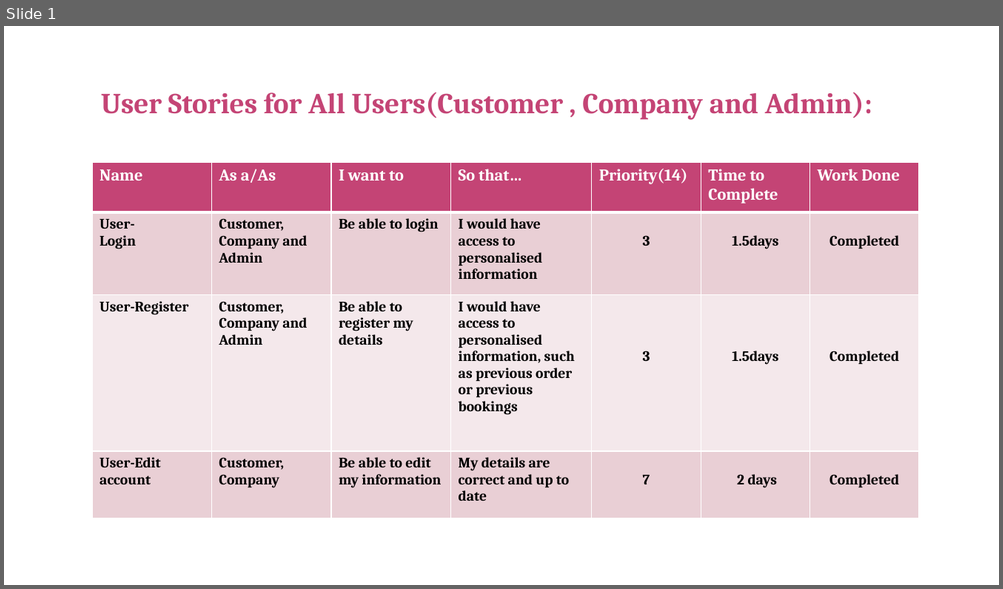
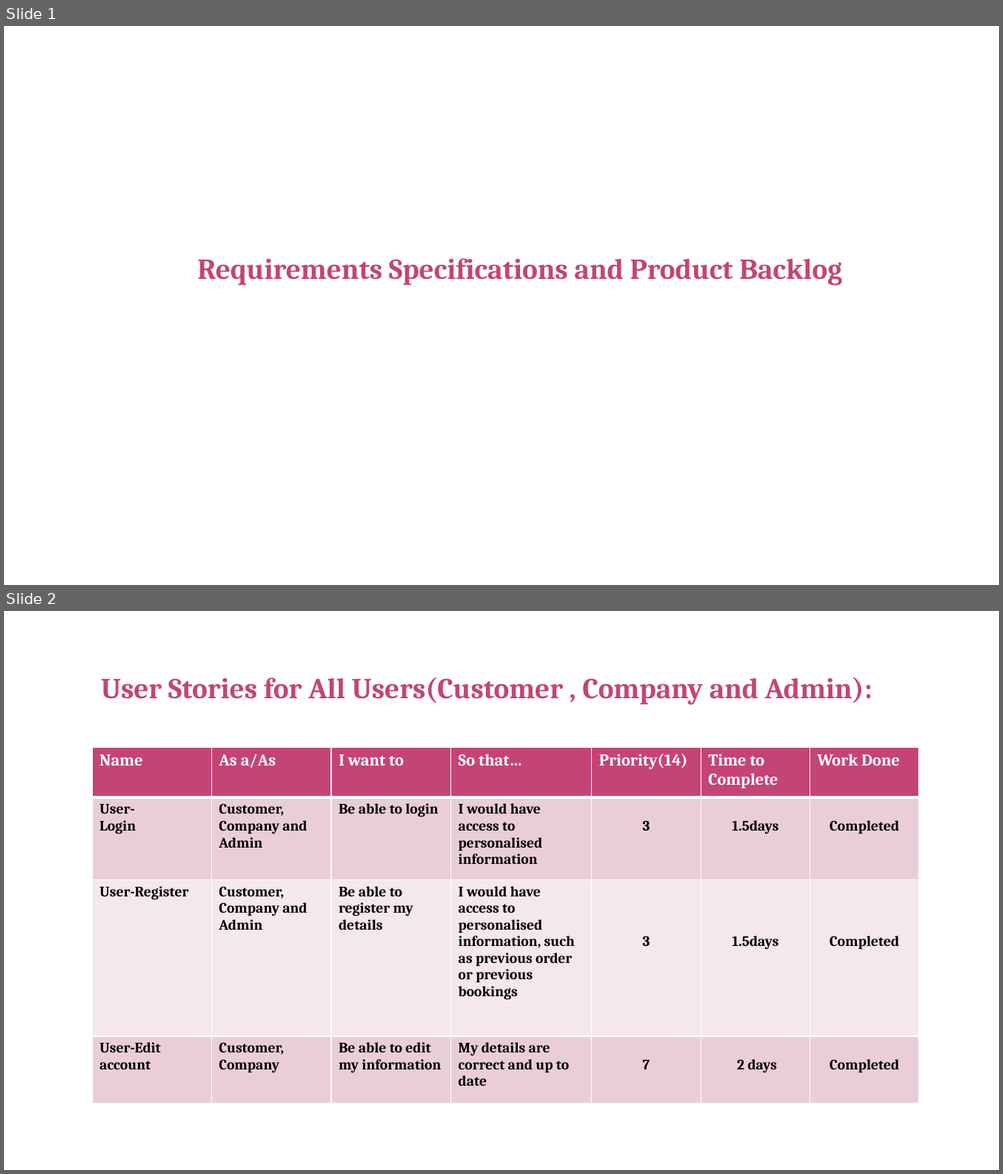
Before and after one commit to JoeyTatu/BusinessAppDev, a slide deck: Week 12 - Final Deliverables/Presentation/Surendra-Slides.pptx. Shown one above the other, each under a label of ours: slide 1 before the commit, slides 1 and 2 after it. The pictures are 1003x589 and 1003x1174 pixels, drawn with LibreOffice and Linux fonts; fonts in the diff are those of the drawing; background and template pictures are left out. Boxes give left, top, right and bottom in pixels: in the first picture for what was removed or moved away, otherwise in the second. Text is boxed around its words. In the diff, an @@ line names an element or a change of style, - is before the commit and + after.

Commit message:
Presentation slides.

```diff
--- a/Week 12 - Final Deliverables/Presentation/Surendra-Slides.pptx
+++ b/Week 12 - Final Deliverables/Presentation/Surendra-Slides.pptx
@@ slide 1 added at [4,26,999,585], background picture (left out) @@
@@ text added at [197,258,842,286], 28 pt, text #C44475, bold @@
+Requirements Specifications and Product Backlog
@@ what was slide 1 is now slide 2 @@
```
Also in this commit, not shown: 2 other files.
